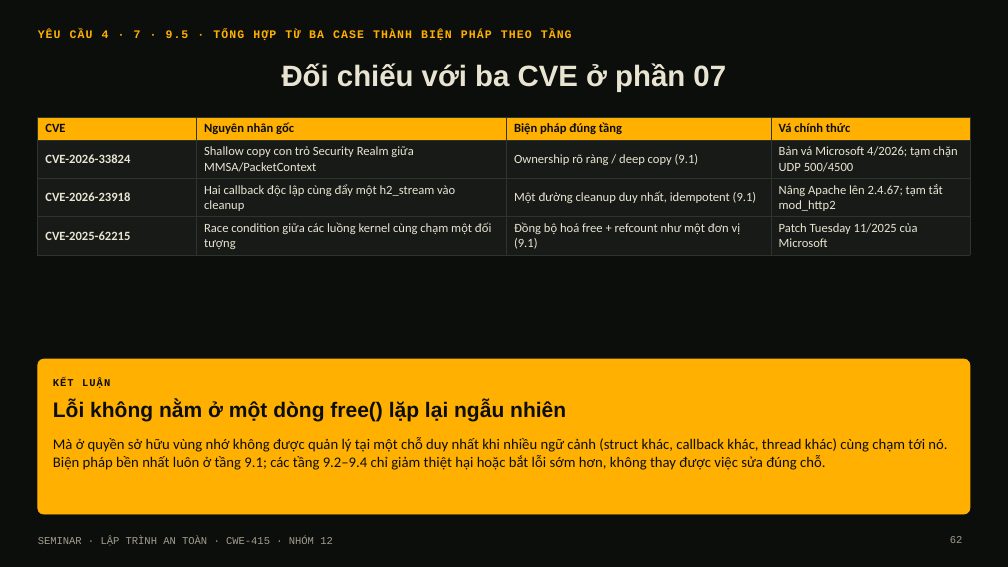
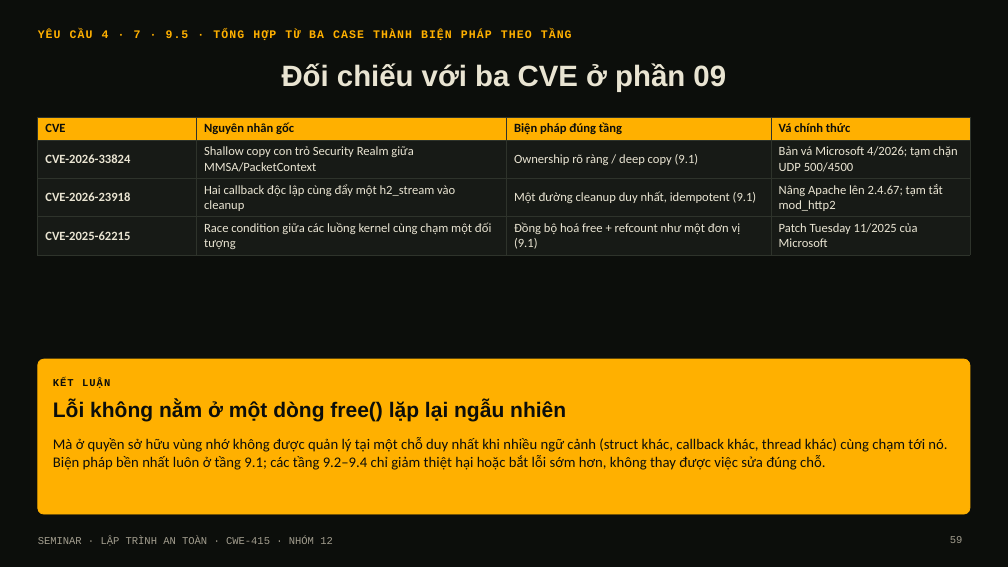
Before and after one commit to Nhan-Laptop/Heap-Double-Free-Attack, a slide deck: slide 59 of Heap-Double-Free-Attack.pptx (slide 62 before the commit). Drawn at 1008x567 pixels with LibreOffice and Linux fonts; fonts in the diff are those of the drawing. Boxes give left, top, right and bottom in pixels: in the first picture for what was removed or moved away, otherwise in the second. Text is boxed around its words. In the diff, an @@ line names an element or a change of style, - is before the commit and + after.

```diff
--- a/Heap-Double-Free-Attack.pptx
+++ b/Heap-Double-Free-Attack.pptx
@@ title at <box>282,63,726,92</box>: text changed @@
-Đối chiếu với ba CVE ở phần 07
+Đối chiếu với ba CVE ở phần 09
```
Also in this commit, not shown: 12 other slides changed, 3 slides added, 6 slides removed, 1 other file.
